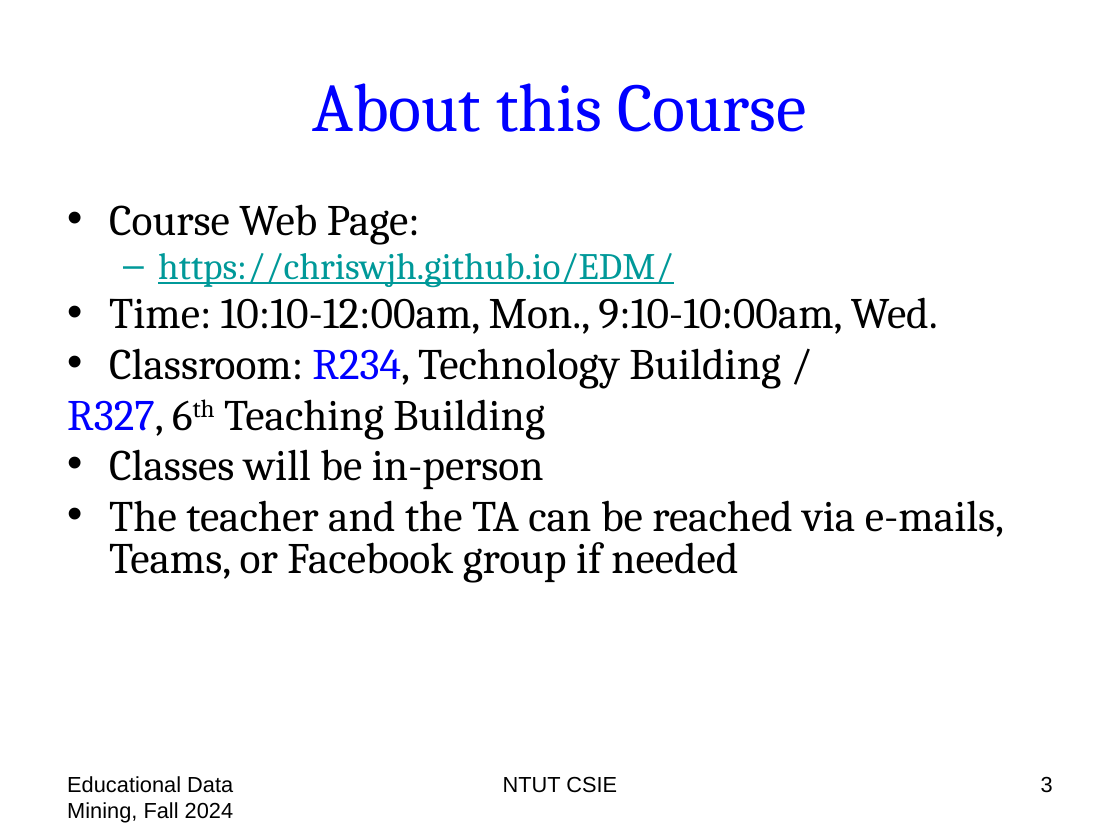
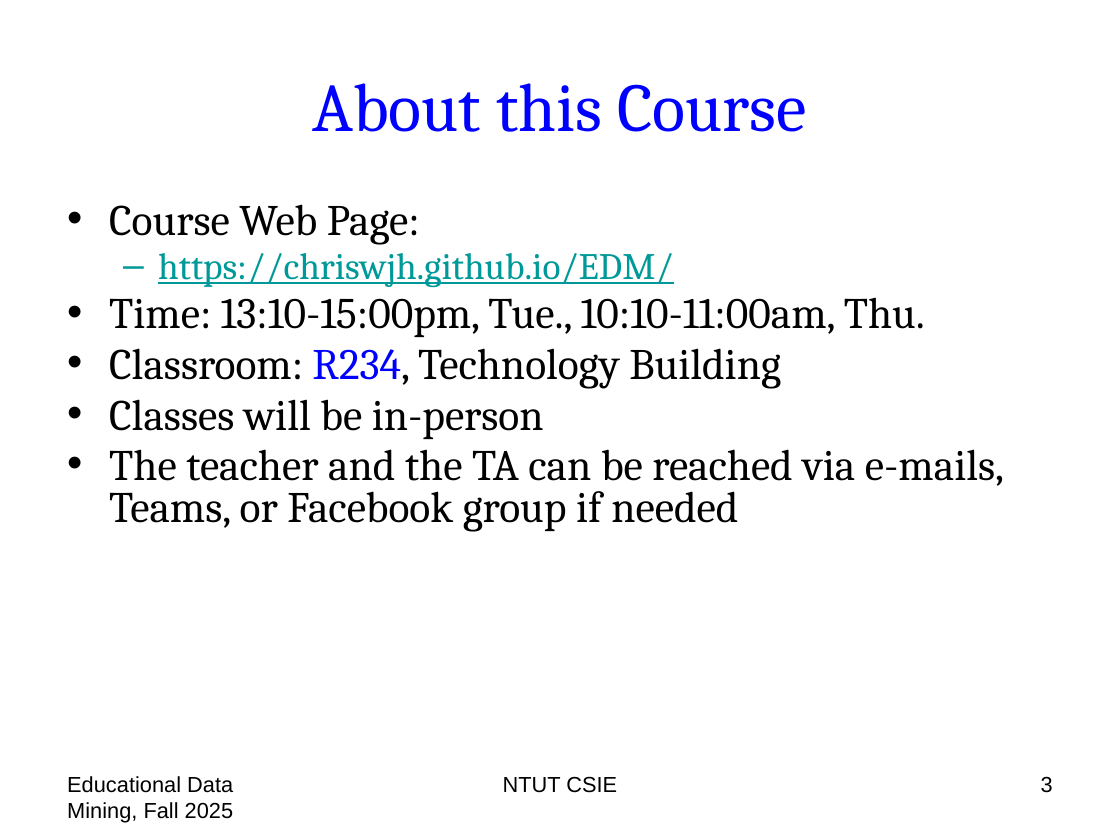
Before and after one commit to chriswjh/chriswjh.github.io, a slide deck: slide 3 of EDM/00-overview.pptx. Drawn at 1120x840 pixels with LibreOffice and Linux fonts; fonts in the diff are those of the drawing. Boxes give left, top, right and bottom in pixels: in the first picture for what was removed or moved away, otherwise in the second. Text is boxed around its words. In the diff, an @@ line names an element or a change of style, - is before the commit and + after.

```diff
--- a/EDM/00-overview.pptx
+++ b/EDM/00-overview.pptx
@@ text at box(109, 297, 925, 389): text changed @@
-• Time: 10:10-12:00am, Mon., 9:10-10:00am, Wed.
-• Classroom: R234, Technology Building /
-R327, 6th Teaching Building
+• Time: 13:10-15:00pm, Tue., 10:10-11:00am, Thu.
+• Classroom: R234, Technology Building
@@ text at box(67, 776, 234, 823): text changed @@
-Educational Data Mining, Fall 2024
+Educational Data Mining, Fall 2025
```
Also in this commit, not shown: 32 other slides changed, 1 other file.
